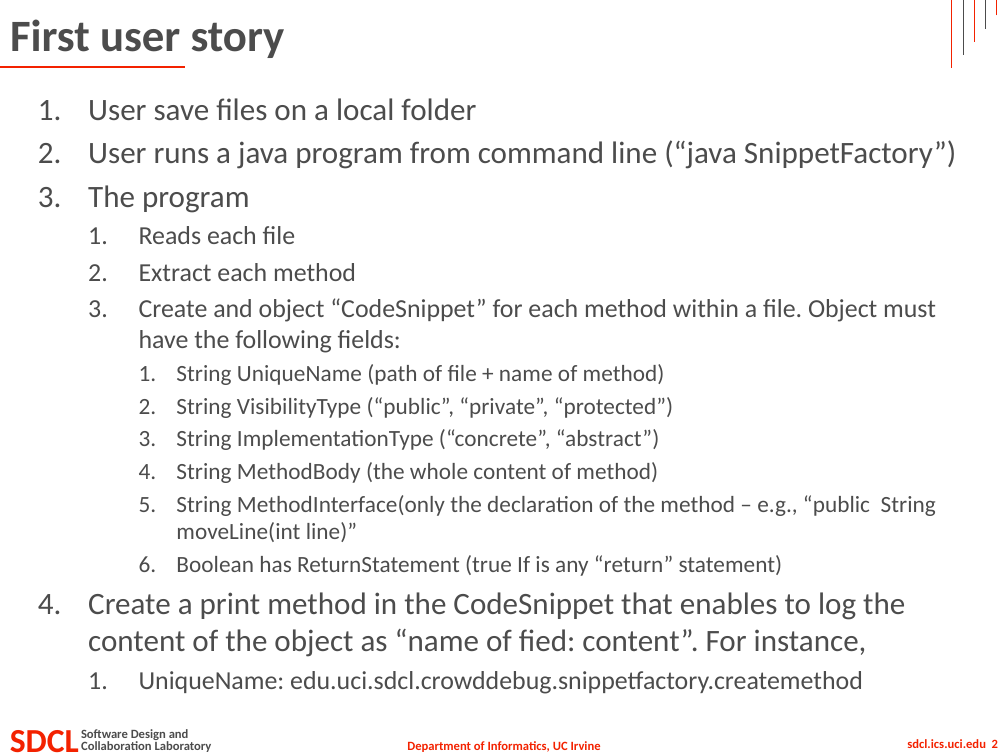
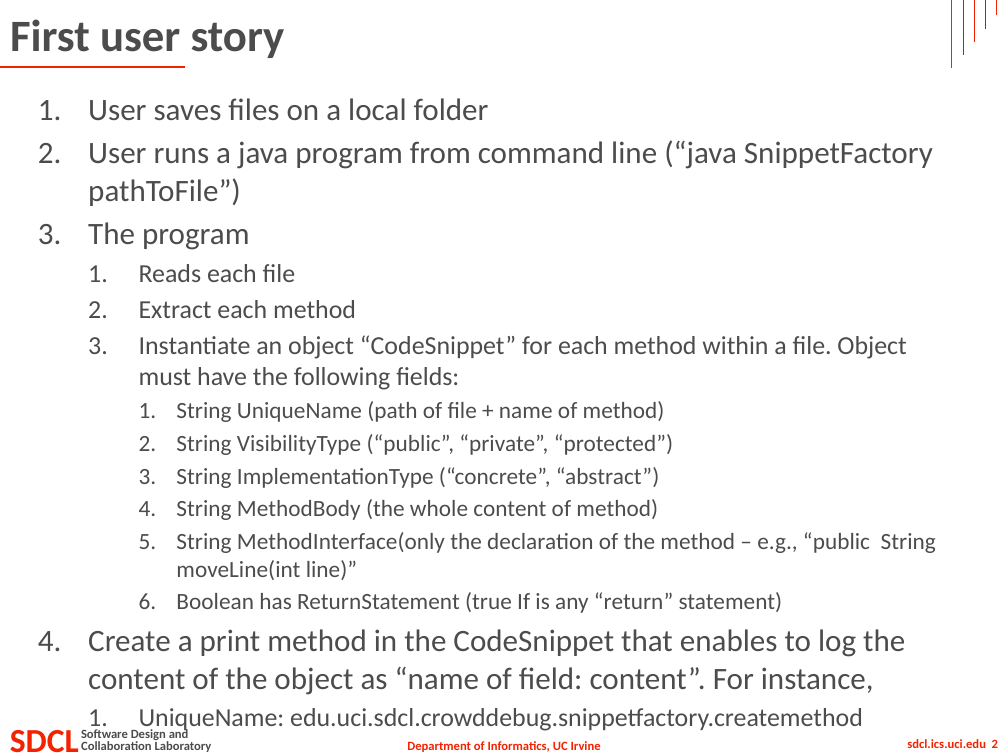
Before and after one commit to ferspanghero/photinus, a slide deck: slide 2 of documentation/UserStories-CrowdDebugInfra.pptx. Drawn at 1008x756 pixels with LibreOffice and Linux fonts; fonts in the diff are those of the drawing. Boxes give left, top, right and bottom in pixels: in the first picture for what was removed or moved away, otherwise in the second. Text is boxed around its words. In the diff, an @@ line names an element or a change of style, - is before the commit and + after.

```diff
--- a/documentation/UserStories-CrowdDebugInfra.pptx
+++ b/documentation/UserStories-CrowdDebugInfra.pptx
@@ text at (x1=88, y1=98, x2=933, y2=206): text changed @@
-1. User save files on a local folder
-2. User runs a java program from command line (“java SnippetFactory”)
+1. User saves files on a local folder
+2. User runs a java program from command line (“java SnippetFactory pathToFile”)
@@ text at (x1=139, y1=335, x2=906, y2=390): text changed @@
-  3. Create and object “CodeSnippet” for each method within a file. Object must have the following fields:
+  3. Instantiate an object “CodeSnippet” for each method within a file. Object must have the following fields:
@@ text at (x1=88, y1=629, x2=905, y2=695): text changed @@
-4. Create a print method in the CodeSnippet that enables to log the content of the object as “name of fied: content”. For instance,
+4. Create a print method in the CodeSnippet that enables to log the content of the object as “name of field: content”. For instance,
```
Also in this commit, not shown: 1 other slide changed, 3 other files.
